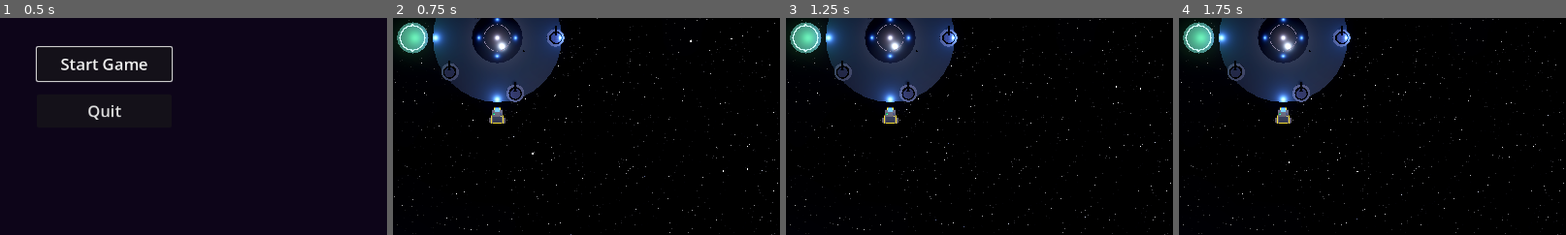
Above: before the commit, frames 1-4 (left to right).
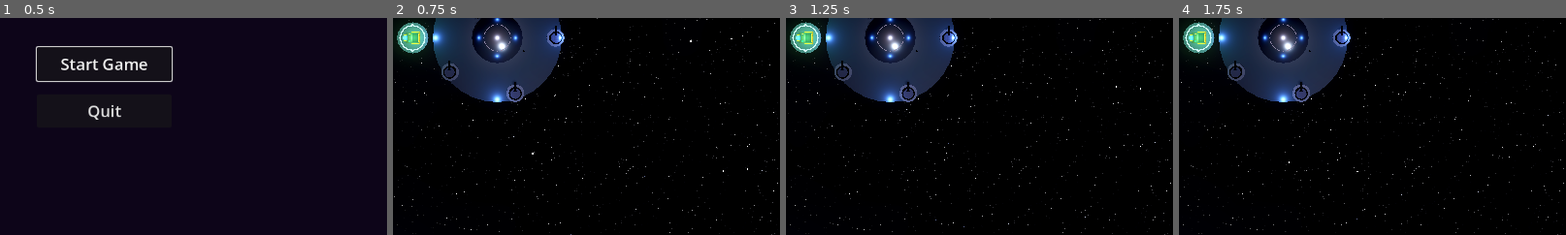
Above: after the commit, the same moments.

Repository: rgjhawkins/towerdefence
Game: Godot game, scene res://main_menu.tscn
Two runs of this game, one before a commit and one after it. Both use one fixed random seed, a clock stepped at 60 frames per second and the inputs below.
Inputs:
- Up to frame 1 (0.5 s): no input
- Up to frame 2 (0.75 s): click "Start Game" at 0.5 s
- Up to frame 3 (1.25 s): no input
- Up to frame 4 (1.75 s): click "+" at 1.25 s
The pictures show only the part of the screen within x 37-86%, y 45-95%; the shares and areas given below are measured in that part.

Frame 1 is identical in both runs. In frame 2, 0.5% of the frame differs, in the area x 2-30%, y 6-49%; in frame 3, 0.5%; in frame 4, 0.5%.

Commit message:
Start collector ship on docking platform
Co-Authored-By: Claude Opus 4.5 <noreply@anthropic.com>

Diff:
--- a/game_manager.gd
+++ b/game_manager.gd
@@ -131,8 +131,8 @@
 	if collector_scene:
 		collector_ship = collector_scene.instantiate()
 		# Spawn at hangar position (station is at 0,0,0, hangar is at 0, -0.5, 3.5)
-		collector_ship.global_position = Vector3(0, 1, 5)
-		collector_ship.rotation.y = 0  # Facing away from station
+		collector_ship.global_position = Vector3(-6.5, 1, 0)  # Start on docking platform
+		collector_ship.rotation.y = PI / 2  # Facing away from station
 		collector_ship.health_changed.connect(_on_collector_health_changed)
 		collector_ship.cargo_changed.connect(_on_cargo_changed)
 		collector_ship.cargo_unloaded.connect(_on_cargo_unloaded)
